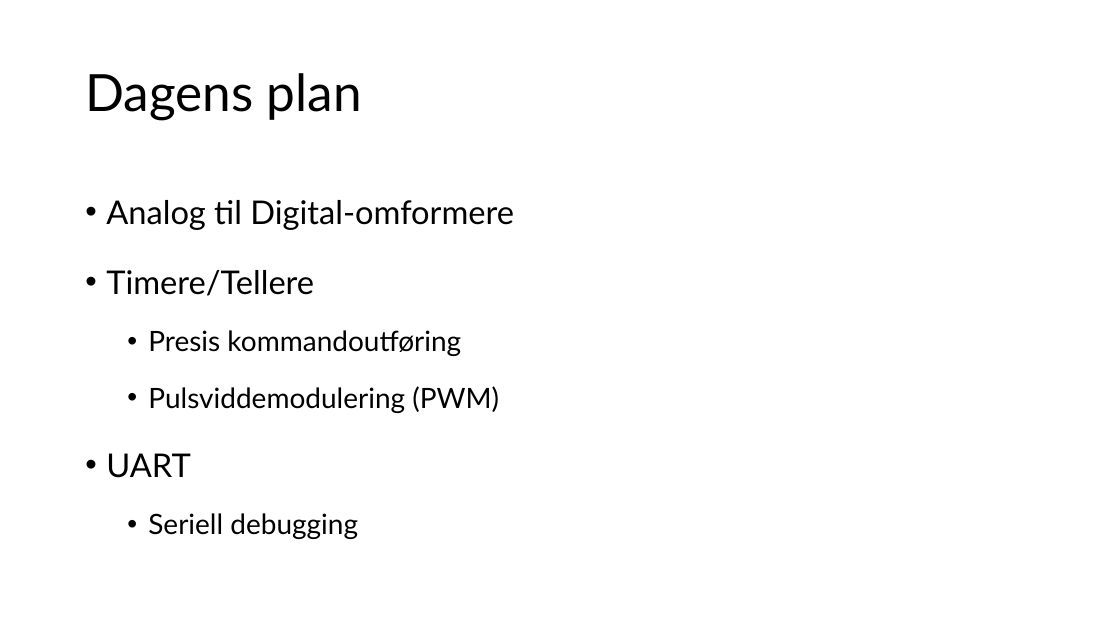
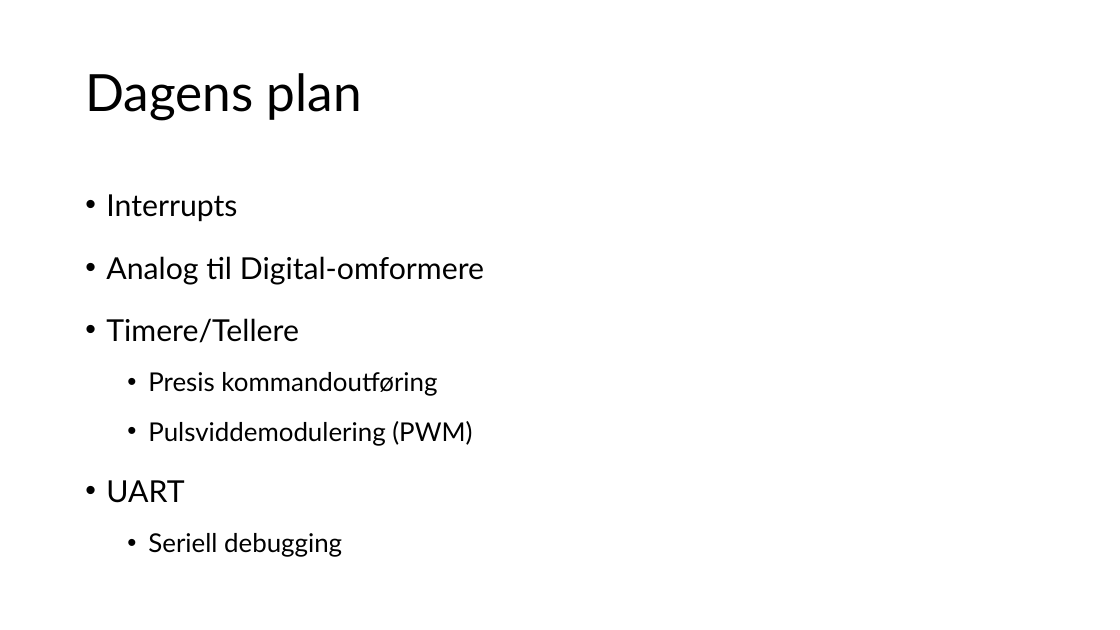
Before and after one commit to ElektraVerksted/AVR-kurs, a slide deck: slide 2 of Kursdag 2/Dag to.pptx. Drawn at 1120x630 pixels with LibreOffice and Linux fonts; fonts in the diff are those of the drawing. Boxes give left, top, right and bottom in pixels: in the first picture for what was removed or moved away, otherwise in the second. Text is boxed around its words. In the diff, an @@ line names an element or a change of style, - is before the commit and + after.

```diff
--- a/Kursdag 2/Dag to.pptx
+++ b/Kursdag 2/Dag to.pptx
@@ text at (106, 194, 237, 222): paragraph added @@
+• Interrupts
@@ text at (106, 256, 484, 557): size 28 to 25.9 pt in "Analog til Digital-omformere", "Timere/Tellere", "UART"; size 24 to 22.2 pt in "Presis kommandoutføring", "Pulsviddemodulering (PWM)", "Seriell debugging"; line spacing 1.5 to 1.4 @@
```
Also in this commit, not shown: 1 other slide changed, 4 slides added, 1 slide removed.
